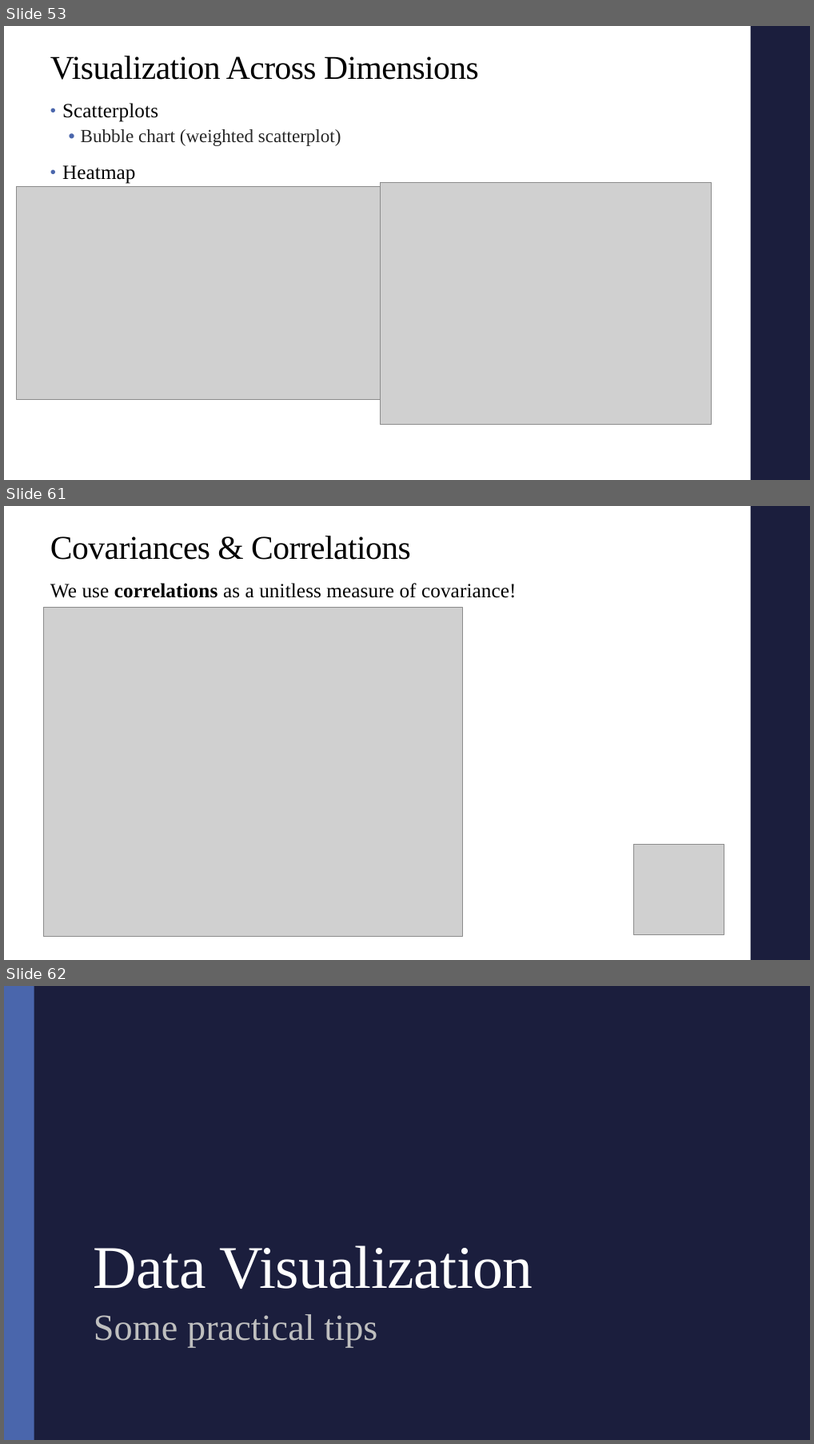
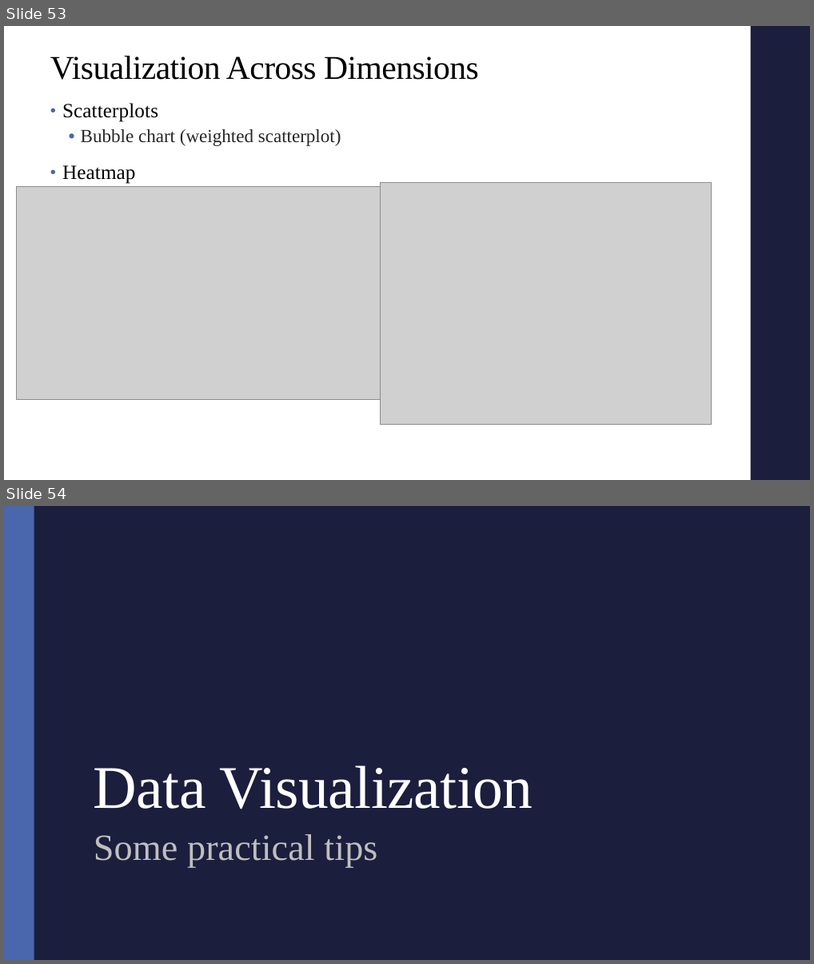
Before and after one commit to alex-hoagland/HAD5772, a slide deck: Lectures/Lecture03_Correlations/Lecture3_Correlations.pptx. Shown one above the other, each under a label of ours: slides 53, 61 and 62 before the commit, slides 53 and 54 after it; the slides between them are not shown. The pictures are 814x1444 and 814x964 pixels, drawn with LibreOffice and Linux fonts; fonts in the diff are those of the drawing; grey boxes stand for pictures. Boxes give left, top, right and bottom in pixels: in the first picture for what was removed or moved away, otherwise in the second. Text is boxed around its words. In the diff, an @@ line names an element or a change of style, - is before the commit and + after.

```diff
--- a/Lectures/Lecture03_Correlations/Lecture3_Correlations.pptx
+++ b/Lectures/Lecture03_Correlations/Lecture3_Correlations.pptx
@@ slide 61 removed at (4, 506, 810, 960), background #FFFFFF; not listed: 1 template element that a slide beside it also shows @@
@@ title removed at (50, 536, 411, 560) @@
-Covariances & Correlations
@@ text removed at (50, 583, 517, 598) @@
-We use correlations as a unitless measure of covariance!
@@ picture removed at (43, 607, 462, 936) @@
@@ picture removed at (634, 844, 725, 934) @@
@@ what was slide 62 is now slide 54 @@
```
Also in this commit, not shown: 7 other slides removed, 3 other files.
